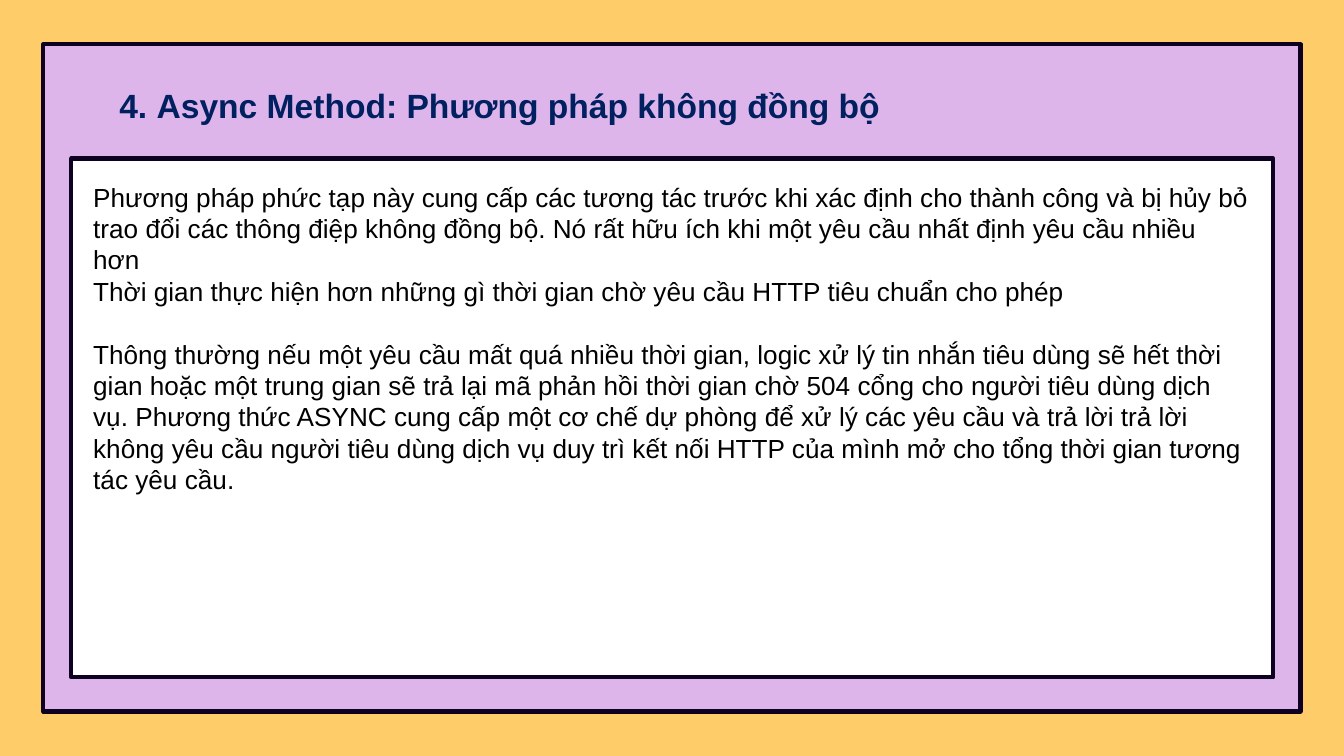
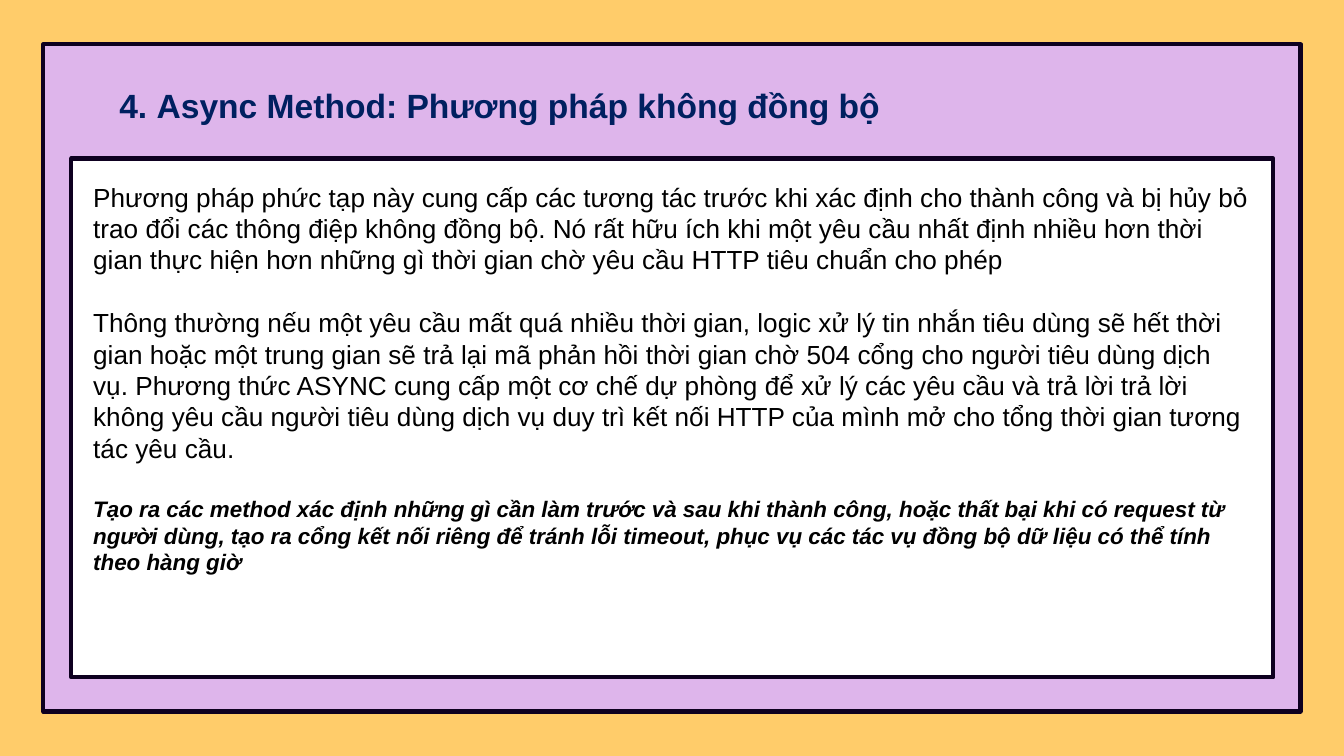
Before and after one commit to thinhotwp1/N1_14, a slide deck: slide 48 of 9.pptx (slide 49 before the commit). Drawn at 1344x756 pixels with LibreOffice and Linux fonts; fonts in the diff are those of the drawing. Boxes give left, top, right and bottom in pixels: in the first picture for what was removed or moved away, otherwise in the second. Text is boxed around its words. In the diff, an @@ line names an element or a change of style, - is before the commit and + after.

```diff
--- a/9.pptx
+++ b/9.pptx
@@ text at <box>93,217,1203,275</box>: text changed @@
-trao đổi các thông điệp không đồng bộ. Nó rất hữu ích khi một yêu cầu nhất định yêu cầu nhiều hơn
-Thời gian thực hiện hơn những gì thời gian chờ yêu cầu HTTP tiêu chuẩn cho phép
+trao đổi các thông điệp không đồng bộ. Nó rất hữu ích khi một yêu cầu nhất định nhiều hơn thời gian thực hiện hơn những gì thời gian chờ yêu cầu HTTP tiêu chuẩn cho phép
@@ text at <box>93,499,1224,575</box>: paragraph added @@
+Tạo ra các method xác định những gì cần làm trước và sau khi thành công, hoặc thất bại khi có request từ người dùng, tạo ra cổng kết nối riêng để tránh lỗi timeout, phục vụ các tác vụ đồng bộ dữ liệu có thể tính theo hàng giờ
```
Also in this commit, not shown: 17 other slides changed, 1 slide removed.
